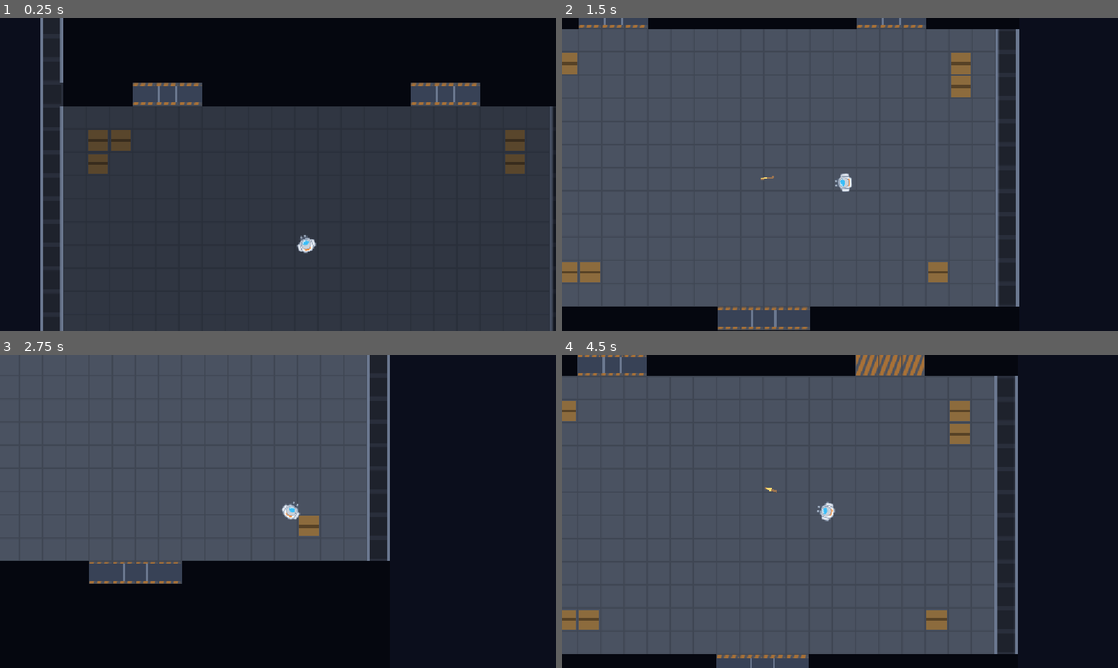
Above: before the commit, frames 1-4 (two rows, left to right).
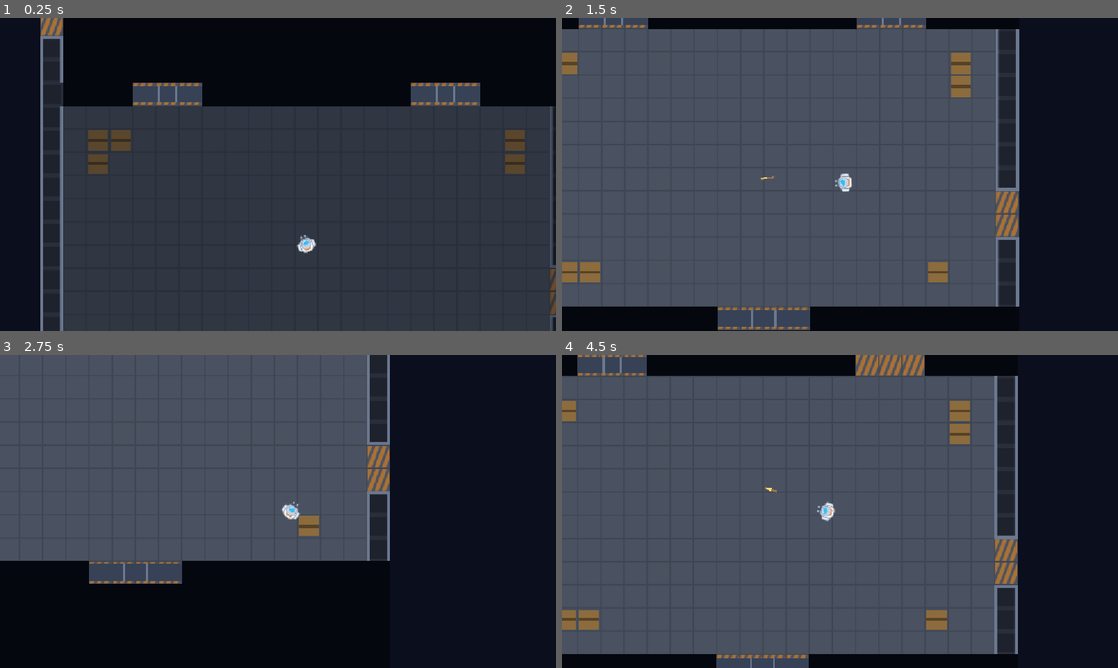
Above: after the commit, the same moments.

Repository: benjr70/space-pirates
Game: Godot game, scene res://scenes/main.tscn
The game is run twice, just before and just after one commit, with the same random seed, the same clock (stepped at 60 frames per second) and the same inputs.
Inputs (mouse positions are in pixels of both pictures, inside the frame that each line leads up to):
- Up to frame 1 (0.25 s): no input
- Up to frame 2 (1.5 s): move the mouse to (962, 158) at 0.52 s; hold D (move_right) 0.53-1.28 s; tap E (interact) at 0.6 s; move the mouse to (728, 190) at 1.27 s; hold S (move_down) from 1.28 s (still down); click (728, 190) at 1.35 s
- Up to frame 3 (2.75 s): move the mouse to (333, 442) at 2.02 s; release S (move_down) at 2.03 s; hold D (move_right) from 2.03 s (still down); tap E (interact) at 2.1 s
- Up to frame 4 (4.5 s): move the mouse to (812, 574) at 2.77 s; release D (move_right) at 2.78 s; hold W (move_up) 2.78-3.53 s; click (812, 574) at 2.85 s; move the mouse to (1006, 558) at 3.52 s; hold A (move_left) from 3.53 s (still down); tap E (interact) at 3.6 s; move the mouse to (673, 464) at 4.27 s; click (673, 464) at 4.35 s

The runs differ from the first frame. In frame 1, 0.4% of the frame differs, in the area x 7-100%, y 0-96%; in frame 2, 0.7%, in the area x 78-83%, y 54-71%; in frame 3, 0.7%; in frame 4, 0.7%.

Commit message:
Add Hatches to ShipLayout and retire entry_room
Hatches become ship data: a new HatchData resource (one Room, one Hull
tile, orientation, width 2) and `hatches` on ShipLayout. Hatch tiles are
floor, so the builders' wall rings leave the gap open and paint a
threshold there. `entry_room` is gone: boarding is a per-Raid choice of
Hatch, defaulting to the first. The hand-authored ship declares two,
one on the starboard side of the cargo hold and one on the port side of
the medbay, none on the bridge or engine.

The 3D side (builder, door leaf, main scene, suite) is migrated in the
working tree and stays untracked until the cutover.

Closes #20

Co-Authored-By: Claude Fable 5.1 <noreply@anthropic.com>

Diff:
--- /dev/null
+++ b/scripts/data/hatch_data.gd
@@ -0,0 +1,42 @@
+class_name HatchData
+extends Resource
+## A gap punched through the Hull, joining one Room to the outside. How a Raid
+## begins and ends: the pirate boards through a Hatch and extracts through one.
+##
+## Shares [DoorData]'s span contract -- a start tile on the wall ring plus a
+## direction and width -- so builders size both the same way. Which side is
+## the Room is not stored: it follows from the Room, see [method inward].
+
+## Index into [member ShipLayout.rooms]: the one Room this Hatch opens into.
+@export var room: int = -1
+## The Hull wall tile the Hatch replaces. Must sit in the Room's wall ring.
+@export var tile: Vector2i = Vector2i.ZERO
+## True when the Hull wall runs along X here, so the gap does too and the
+## pirate passes through along Y (3D z).
+@export var horizontal: bool = true
+## How many tiles wide the gap is. Hatches are two wide: wide enough to fight
+## through, narrow enough to read as a door rather than a bay.
+@export var width: int = 2
+
+
+## Every wall tile this Hatch replaces, starting at [member tile].
+func tiles() -> Array[Vector2i]:
+	var step := Vector2i.RIGHT if horizontal else Vector2i.DOWN
+	var out: Array[Vector2i] = []
+	for i in maxi(width, 1):
+		out.append(tile + step * i)
+	return out
+
+
+## The one-tile step from the Hatch into [param room]'s floor, or ZERO when
+## the Hatch does not touch that Room on either side.
+func inward(room_data: RoomData) -> Vector2i:
+	var sides: Array[Vector2i] = []
+	if horizontal:
+		sides = [Vector2i.UP, Vector2i.DOWN]
+	else:
+		sides = [Vector2i.LEFT, Vector2i.RIGHT]
+	for step: Vector2i in sides:
+		if room_data.has_tile(tile + step):
+			return step
+	return Vector2i.ZERO
--- a/scripts/data/ship_layout.gd
+++ b/scripts/data/ship_layout.gd
@@ -2,24 +2,31 @@
 extends Resource
 ## A whole ship as data. Hand-authored today, generated from a seed later --
 ## [ShipBuilder] does not care which, it only ever reads this.
+##
+## Where the pirate boards is not a fact about the ship: every ship offers at
+## least two Hatches and a Raid picks one of them at its start.
 
 @export var rooms: Array[RoomData] = []
 @export var doors: Array[DoorData] = []
-## Index of the room the pirate boards through.
-@export var entry_room: int = 0
+## Gaps through the Hull. At least two on every ship, one of them into a
+## cargo Room, none on the bridge or engine.
+@export var hatches: Array[HatchData] = []
 ## Seed this ship was generated from; 0 means hand-authored.
 @export var gen_seed: int = 0
 ## Display name, e.g. "Rusty Hauler".
 @export var ship_name: String = "Unnamed"
 
 
-## Every tile occupied by walkable floor, including door gaps.
+## Every tile occupied by walkable floor, including door and hatch gaps.
 func floor_tiles() -> Dictionary:
 	var tiles := {}
 	for room in rooms:
 		tiles.merge(room.tiles())
 	for door in doors:
 		for tile in door.tiles():
+			tiles[tile] = true
+	for hatch in hatches:
+		for tile in hatch.tiles():
 			tiles[tile] = true
 	return tiles
 
--- a/scripts/layouts/player_ship.gd
+++ b/scripts/layouts/player_ship.gd
@@ -6,7 +6,9 @@
 ## spills through them instead of queuing single file.
 ##
 ## Rooms sit one tile apart so the gap between them becomes their shared wall,
-## which is where doorways get punched.
+## which is where doorways get punched. Two hatches open the hull: one on the
+## starboard side of the cargo hold, the boarding point a raid defaults to, and
+## one on the port side of the medbay, so there is a second way off the ship.
 ##
 ## The crew counts are here so there is something to fight while the raid loop
 ## is still being built -- the pirate's own ship is standing in for a target.
@@ -55,7 +57,10 @@
 		_door(2, 3, Vector2i(15, 19), true, 3),
 		_door(3, 4, Vector2i(9, 32), true, 4),
 	]
-	layout.entry_room = 3
+	layout.hatches = [
+		_hatch(3, Vector2i(21, 27)),
+		_hatch(1, Vector2i(-1, 15)),
+	]
 	return layout
 
 
@@ -68,6 +73,16 @@
 	return room
 
 
+## A hatch through a side wall: two tiles tall, running along Y.
+static func _hatch(room: int, tile: Vector2i) -> HatchData:
+	var hatch := HatchData.new()
+	hatch.room = room
+	hatch.tile = tile
+	hatch.horizontal = false
+	hatch.width = 2
+	return hatch
+
+
 static func _door(a: int, b: int, tile: Vector2i, horizontal: bool, width: int, locked := false) -> DoorData:
 	var door := DoorData.new()
 	door.room_a = a
--- a/scripts/main.gd
+++ b/scripts/main.gd
@@ -15,7 +15,8 @@
 func _ready() -> void:
 	layout = layout_override if layout_override != null else PlayerShipLayout.create()
 	ShipBuilder.build(layout, ship)
-	player.global_position = ShipBuilder.room_center_world(layout.rooms[layout.entry_room])
+	var boarding_room: int = layout.hatches[0].room
+	player.global_position = ShipBuilder.room_center_world(layout.rooms[boarding_room])
 	player.spawn_point = player.global_position
 
 	var fog: RoomFog = ship.get_node("Fog")
@@ -24,4 +25,4 @@
 	add_child(tracker)
 	tracker.setup(layout, player)
 	tracker.room_changed.connect(func(room: int, _previous: int) -> void: fog.reveal(room))
-	fog.reveal(layout.entry_room)
+	fog.reveal(boarding_room)
--- a/scripts/ship/ship_builder.gd
+++ b/scripts/ship/ship_builder.gd
@@ -87,6 +87,9 @@
 
 	for door in layout.doors:
 		for tile in door.tiles():
+			floor_layer.set_cell(tile, SOURCE_ID, DOOR_FLOOR_ATLAS)
+	for hatch in layout.hatches:
+		for tile in hatch.tiles():
 			floor_layer.set_cell(tile, SOURCE_ID, DOOR_FLOOR_ATLAS)
 
 	for tile in walls:
--- a/tests/test_layouts.gd
+++ b/tests/test_layouts.gd
@@ -35,6 +35,8 @@
 var bystander: Crew
 var frames := 0
 var escapes := 0
+## The room the pirate boards into: behind the ship's first hatch.
+var boarding_room := -1
 
 
 func _initialize() -> void:
@@ -52,6 +54,7 @@
 	player.set_physics_process(false)
 	floors = layout.floor_tiles()
 	built_layout = layout
+	boarding_room = layout.hatches[0].room
 
 
 func _physics_process(_delta: float) -> bool:
@@ -182,7 +185,7 @@
 
 ## Stand in the middle of the cargo hold and shoot at the far wall.
 func _begin_shooting_phase() -> void:
-	var room: RoomData = built_layout.rooms[built_layout.entry_room]
+	var room: RoomData = built_layout.rooms[boarding_room]
 	player.global_position = ShipBuilder.room_center_world(room)
 	player.velocity = Vector2.ZERO
 	player.aim_at_mouse = false
@@ -233,7 +236,7 @@
 	for stray in main.get_node("Projectiles").get_children():
 		stray.free()
 
-	var room: RoomData = built_layout.rooms[built_layout.entry_room]
+	var room: RoomData = built_layout.rooms[boarding_room]
 	player.global_position = ShipBuilder.room_center_world(room)
 	player.velocity = Vector2.ZERO
 	player.health.reset()
@@ -243,7 +246,7 @@
 
 	gunman = crew_scene.instantiate()
 	gunman.layout = built_layout
-	gunman.home_room = built_layout.entry_room
+	gunman.home_room = boarding_room
 	gunman.target = player
 	gunman.spread_degrees = 0.0
 	gunman.position = player.global_position + Vector2(180.0, 0.0)
@@ -253,7 +256,7 @@
 	# position: friendly shots must pass straight through it.
 	bystander = crew_scene.instantiate()
 	bystander.layout = built_layout
-	bystander.home_room = built_layout.entry_room
+	bystander.home_room = boarding_room
 	bystander.position = player.global_position + Vector2(90.0, 0.0)
 	holder.add_child(bystander)
 	bystander.set_physics_process(false)
@@ -404,17 +407,18 @@
 		adjacency[d.room_a].append(d.room_b)
 		adjacency[d.room_b].append(d.room_a)
 
-	var seen := {layout.entry_room: true}
-	var queue := [layout.entry_room]
-	while not queue.is_empty():
-		var room: int = queue.pop_front()
-		for neighbour in adjacency[room]:
-			if not seen.has(neighbour):
-				seen[neighbour] = true
-				queue.append(neighbour)
-
-	_expect(seen.size() == layout.rooms.size(),
-			"only %d of %d rooms reachable from the entry room through unlocked doors" % [seen.size(), layout.rooms.size()])
+	_expect(layout.hatches.size() >= 2, "ship has %d hatches, want at least 2" % layout.hatches.size())
+	for hatch in layout.hatches:
+		var seen := {hatch.room: true}
+		var queue := [hatch.room]
+		while not queue.is_empty():
+			var room: int = queue.pop_front()
+			for neighbour in adjacency[room]:
+				if not seen.has(neighbour):
+					seen[neighbour] = true
+					queue.append(neighbour)
+		_expect(seen.size() == layout.rooms.size(),
+				"only %d of %d rooms reachable from hatch room %d through unlocked doors" % [seen.size(), layout.rooms.size(), hatch.room])
 
 
 func _check_built_geometry(layout: ShipLayout) -> void:
@@ -435,9 +439,16 @@
 	_expect(clashes == 0, "%d tiles are both floor and wall" % clashes)
 
 	# Walls must fully enclose the floor: every floor tile's neighbours are floor or wall.
+	# A hatch tile opens onto space by design; everything else must be enclosed.
+	var hatch_tiles := {}
+	for h in layout.hatches:
+		for tile in h.tiles():
+			hatch_tiles[tile] = true
 	var walls := ShipBuilder.wall_tiles(layout, expected_floor)
 	var leaks := 0
 	for tile in expected_floor:
+		if hatch_tiles.has(tile):
+			continue
 		for step in [Vector2i.UP, Vector2i.DOWN, Vector2i.LEFT, Vector2i.RIGHT]:
 			var n: Vector2i = tile + step
 			if not expected_floor.has(n) and not walls.has(n):
@@ -481,9 +492,9 @@
 	var probe: Projectile = load("res://scenes/projectile.tscn").instantiate()
 	_expect(probe.z_index < fog.z_index, "shots draw over the fog")
 	probe.free()
-	_expect(fog.is_revealed(layout.entry_room), "entry room is still dark")
+	_expect(fog.is_revealed(boarding_room), "entry room is still dark")
 	for i in layout.rooms.size():
-		if i != layout.entry_room:
+		if i != boarding_room:
 			_expect(not fog.is_revealed(i), "room %d was revealed before being entered" % i)
 
 	var crew_holder: Node2D = ship.get_node("Crew")
Not shown, added: scripts/data/hatch_data.gd.uid
